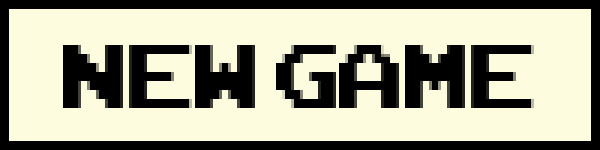
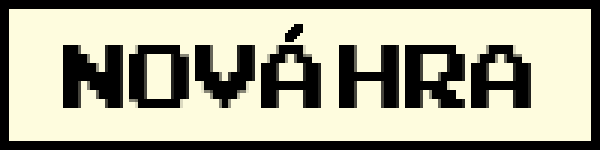
Layered file, before and after one edit (600x150). Changes by layer:
renamed "New game" to "Nova hra", painted on it over 129, 24, 534, 108
